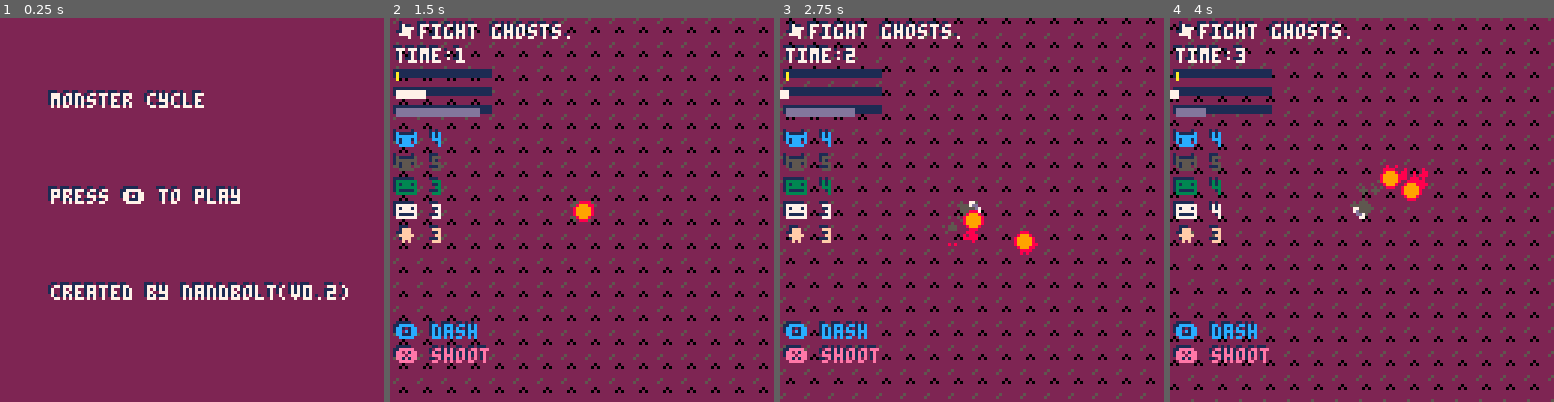
Above: before the commit, frames 1-4 (left to right).
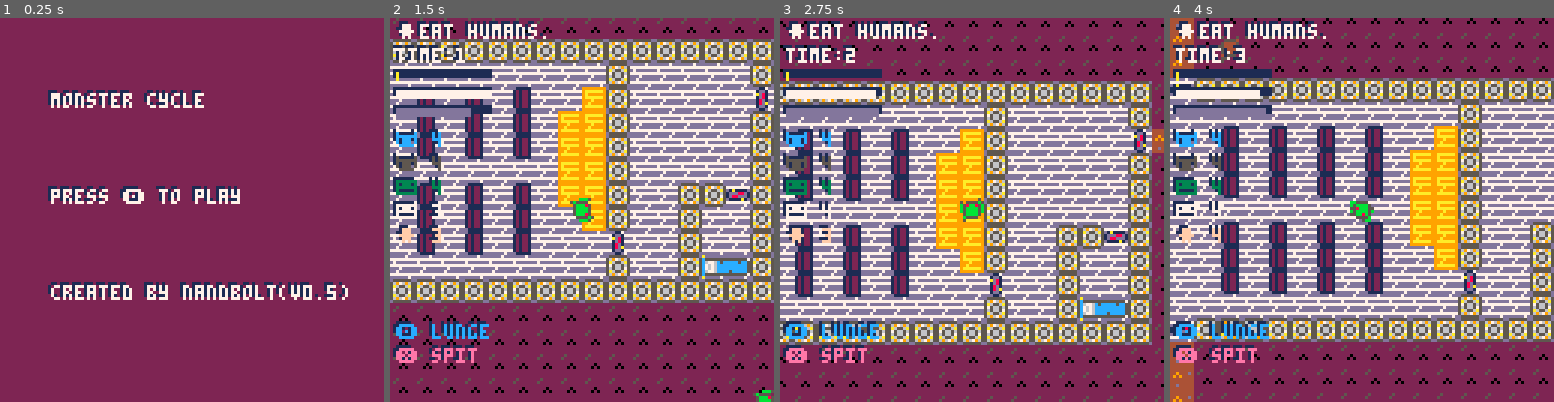
Above: after the commit, the same moments.

Repository: nandbolt/Monster-Cycle
Game: PICO-8 cartridge monster-cycle.p8
The game is run twice, just before and just after one commit, with the same random seed, the same clock (stepped at 60 frames per second) and the same inputs.
Inputs:
- Up to frame 1 (0.25 s): no input
- Up to frame 2 (1.5 s): tap X (X key) at 0.33, 1.07 s; tap O (Z key) at 0.7 s
- Up to frame 3 (2.75 s): hold Right 1.6-2.1 s; tap O (Z key) at 1.7, 2.1, 2.5 s; tap X (X key) at 1.85 s; hold Up 2.15-2.42 s; hold Right from 2.47 s (still down)
- Up to frame 4 (4 s): tap O (Z key) at 2.9, 3.3, 3.7 s; tap X (X key) at 2.97 s; release Right at 3.03 s; hold Left 3.08-3.58 s; hold Down 3.63-3.97 s

The runs differ from the first frame. In frame 1, less than 0.1% of the frame differs, in the area x 84-88%, y 69-73%; in frame 2, 65%; in frame 3, 67%; in frame 4, 70%, in the area x 0-100%, y 0-100%.

Commit message:
more map

Diff:
--- a/monster-cycle.p8
+++ b/monster-cycle.p8
@@ -28,9 +28,12 @@
 cam.accel=1 --camera acceleration
 
 --collisions
-walls={64}
-tombs={80,96}
-beds={97}
+walls={}
+for i=1,128-112 do
+	walls[i]=i+111
+end
+tombs={10,11,12,47,63}
+beds={26,27,28,29,42,44,58,60}
 
 --main init
 function _init()
@@ -84,10 +87,10 @@
 		spnr.y=hmh+irnd(0,128)-64
 		if rnd(1)<0.5 then
 			--make_ghost(spnr.x,spnr.y,true)
-			make_wraith(spnr.x,spnr.y,true)
+			make_zombie(spnr.x,spnr.y,true)
 		else
 			--make_wraith(spnr.x,spnr.y,true)
-			make_wraith(spnr.x,spnr.y,true)
+			make_zombie(spnr.x,spnr.y,true)
 		end
 	end
 end
@@ -168,9 +171,9 @@
 		--credits
 		yy+=32
 		cursor(xx,yy)
-		print("created by nandbolt(v0.2)",1)
+		print("created by nandbolt(v0.5)",1)
 		cursor(xx+1,yy+1)
-		print("created by nandbolt(v0.2)",7)
+		print("created by nandbolt(v0.5)",7)
 
 		--test
 		yy+=16
@@ -434,7 +437,7 @@
 	--states
 	ghost.ethereal=true
 	ghost.tier=1
-	ghost.ascenders={80,96}
+	ghost.ascenders=tombs
 	ghost.targs={ghosts,wraiths}
 
 	--trail
@@ -566,7 +569,7 @@
 
 	--state
 	zombie.tier=2
-	zombie.ascenders={80,96}
+	zombie.ascenders=beds
 	zombie.targs={humans}
 
 	--trail
@@ -579,9 +582,7 @@
 	zombie.sprs=zombie.rsprs
 
 	--dash
-	init_dash(zombie,2,11,
-		{zombie.rsprs,zombie.dsprs,
-		zombie.dgsprs})
+	init_run(zombie,3)
 
 	--player or npc
 	if is_player then
@@ -603,7 +604,7 @@
 function update_zombie(zombie)
 	--get input
 	zombie.update_input(zombie)
-	update_dash(zombie)
+	update_run(zombie)
 
 	--move and collide
 	move_and_collide(zombie)
@@ -895,13 +896,21 @@
 end
 
 --init dash
-function init_dash(a,dspd,dc,sprs)
+function init_dash(a,dspd,dc)
 	--states
 	a.dashing=false
 	a.dashspd=dspd
 	a.dashctrail=dc --dash trail color
 	a.burststr=1.5 --burst strength
 	a.burstcost=10 --burst cost
+end
+
+--init run
+function init_run(a,rspd)
+	--states
+	a.running=false
+	a.runspd=rspd
+	a.contactdmg=true
 end
 
 --update dash
@@ -944,6 +953,44 @@
 		end
 	else
 		a.maxspd=a.normspd
+	end
+end
+
+--update run
+function update_run(a)
+	if a.oaction and a.meter>0 then
+		if not a.running then
+			--if player
+			if a==player then
+				sfx(0)
+			end
+		end
+		a.running=true
+		a.cooldwn=a.maxcooldwn
+		a.meter-=1
+	else
+		a.running=false
+		if a.cooldwn<=0 then
+			a.meter=a.maxmeter
+			a.cooldwn=a.maxcooldwn
+		elseif a.meter<a.maxmeter then
+			a.cooldwn-=1
+		end
+	end
+
+	--update max speed
+	if a.running then
+		a.maxspd=a.runspd
+	else
+		a.maxspd=a.normspd
+	end
+
+	--contact damage
+	if a.contactdmg then
+		local oa=touching(a,a.targs)
+		if oa!=nil then
+			actor_kill(a,oa)
+		end
 	end
 end
 
@@ -972,15 +1019,13 @@
 
 --check ascension
 function check_ascend(a)
+	--if enough xp
 	if a.xp==a.maxxp then
-		for y=a.y,a.y+ts,ts do
-			for x=a.x,a.x+ts,ts do
-				local tile=mget(x/ts,y/ts)
-				if in_table(a.ascenders,tile) then
-					ascend(a)
-					return
-				end
-			end
+		--if on ascend tile
+		local tile=mget(a.x/ts,a.y/ts)
+		if in_table(a.ascenders,tile) then
+			ascend(a)
+			return
 		end
 	end
 end
@@ -1145,7 +1190,7 @@
 	--states
 	wraith.ethereal=true
 	wraith.tier=1
-	wraith.ascenders={80,96}
+	wraith.ascenders=tombs
 	wraith.targs={ghosts,wraiths}
 
 	--trail
@@ -1304,7 +1349,7 @@
 
 	--state
 	skeleton.tier=2
-	skeleton.ascenders={80,96}
+	skeleton.ascenders=beds
 	skeleton.targs={humans}
 
 	--trail
@@ -1316,17 +1361,15 @@
 	skeleton.dgsprs={38,54}
 	skeleton.sprs=skeleton.rsprs
 
-	--dash
-	init_dash(skeleton,2,7,
-		{skeleton.rsprs,skeleton.dsprs,
-		skeleton.dgsprs})
+	--run
+	init_run(skeleton,3)
 
 	--player or npc
 	if is_player then
 		skeleton.update_input=update_player_input
 		skeleton.goal="웃fight humans."
-		zombie.oprompt="🅾️ run"
-		zombie.xprompt="❎ throw"
+		skeleton.oprompt="🅾️ run"
+		skeleton.xprompt="❎ throw"
 		player=skeleton
 	else
 		init_actor_npc(skeleton,skeleton_npc_input)
@@ -1341,7 +1384,7 @@
 function update_skeleton(skeleton)
 	--get input
 	skeleton.update_input(skeleton)
-	update_dash(skeleton)
+	update_run(skeleton)
 
 	--move and collide
 	move_and_collide(skeleton)
@@ -1410,10 +1453,9 @@
 	end
 	human.sprs=human.rsprs
 
-	--dash
-	init_dash(human,3,4,
-		{human.rsprs,human.dsprs,
-		human.dgsprs})
+	--run
+	init_run(human,3)
+	human.contactdmg=false
 
 	--player or npc
 	if is_player then
@@ -1435,7 +1477,7 @@
 function update_human(human)
 	--get input
 	human.update_input(human)
-	update_dash(human)
+	update_run(human)
 
 	--move and collide
 	move_and_collide(human)
@@ -1551,8 +1593,12 @@
 
 --draw projectile
 function draw_proj(p)
-	p.draw(p)
-
+	if ((player.tier>1 and
+		p.owner.tier>1) or
+		(player.tier==1 and
+		p.owner.tier==1)) then
+		p.draw(p)
+	end
 	--draw hitbox
 	--draw_hitbox(p)
 end
@@ -1822,41 +1868,41 @@
 
 
 __map__
-4949494949494949494949494949494949494949494949494949494949494949494949494949494949494949494949494949494949494949494949494949494949494949494949494949494949494949494949494949494949494949494949494949494949494949494949494949494949494949494949494949494949494949
-4949494949494949494949494949494949494949494949494949494949494949494949494949494949494949494949494949494949494949494949494949494949494949494949494949494949494949494949494949494949494949494949494949494949494949494949494949494949494949494949494949494949494949
-4949494949494949494949494949494949494949494949494949494949494949494949494949494949494949494949494949494949494949494949494949494949494949494949494949494949494949494949494949494949494949494949494949494949494949494949494949494949494949494949494949494949494949
-4949494949494949494949494949494949494949494949494949494949494949494949494949494949494949494949494949494949494949494949494949494949494949494949494949494949494949494949494949494949494949494949494949494949494949494949494949494949494949494949494949494949494949
-4949494949494949494949494949494949494949494949494949494949494949494949494949494949494949494949494949494949494949494949494949494949494949494949494949494949494949494949494949494949494949494949494949494949494949494949494949494949494949494949494949494949494949
-4949494949494949494949494949494949494949494949494949494949494949494949494949494949494949494949494949494949494949494949494949494949494949494949494949494949494949494949494949494949494949494949494949494949494949494949494949494949494949494949494949494949494949
-4949494949494949494949494949494949494949494949494949494949494949494949494949494949494949494949494949494949494949494949494949494949494949494949494949494949494949494949494949494949494949494949494949494949494949494949494949494949494949494949494949494949494949
-4949494949494949494949494949494949494949494949494949494949494949494949494949494949494949494949494949494949494949494949494949494949494949494949494949494949494949494949494949494949494949494949494949494949494949494949494949494949494949494949494949494949494949
-4949494949494949494949494949494949494949494949494949494949494949494949494949494949494949494949494949494949494949494949494949494949494949494949494949494949494949494949494949494949494949494949494949494949494949494949494949494949494949494949494949494949494949
-4949494949494949494949494949494949494949494949494949494949494949494949494949494949494949494949494949494949494949494949494949494949494949494949494949494949494949494949494949494949494949494949494949494949494949494949494949494949494949494949494949494949494949
-4949494949494949494949494949494949494949494949494949494949494949494949494949494949494949494949494949494949494949494949494949494949494949494949494949494949494949494949494949494949494949494949494949494949494949494949494949494949494949494949494949494949494949
-4949494949494949494949494949494949494949494949494949494949494949494949494949494949494949494949494949494949494949494949494949494949494949494949494949494949494949494949494949494949494949494949494949494949494949494949494949494949494949494949494949494949494949
-4949494949494949494949494949494949494949494949494949494949494949494949494949494949494949494949494949494949494949494949494949494949494949494949494949494949494949494949494949494949494949494949494949494949494949494949494949494949494949494949494949494949494949
-4949494949494949494949494949494949494949494949494949494949494949494949494949494949494949494949494949494949494949494949494949494949494949494949494949494949494949494949494949494949494949494949494949494949494949494949494949494949494949494949494949494949494949
-4949494949494949494949494949494949494949494949494949494949494949494949494949494949494949494949494949494949494949494949494949494949494949494949494949494949494949494949494949494949494949494949494949494949494949494949494949494949494949494949494949494949494949
-4949494949494949494949494949494949494949494949494949494949494949494949494949494949494949494949494949494949494949494949494949494949494949494949494949494949494949494949494949494949494949494949494949494949494949494949494949494949494949494949494949494949494949
-4949494949494949494949494949494949494949494949494949494949494949494949494949494949494949494949494949494949494949494949494949494949494949494949494949494949494949494949494949494949494949494949494949494949494949494949494949494949494949494949494949494949494949
-4949494949494949494949494949494949494949494949494949494949494949494949494949494949494949494949494949494949494949494949494949494949494949494949494949494949494949494949494949494949494949494949494949494949494949494949494949494949494949494949494949494949494949
-4949494949494949494949494949494949494949494949494949494949494949494949494949494949494949494949494949494949494949494949494949494949494949494949494949494949494949494949494949494949494949494949494949494949494949494949494949494949494949494949494949494949494949
-4949494949494949494949494949494949494949494949494949494949494949494949494949494949494949494949494949494949494949494949494949494949494949494949494949494949494949494949494949494949494949494949494949494949494949494949494949494949494949494949494949494949494949
-4949494949494949494949494949494949494949494949494949494949494949494949494949494949494949494949494949494949494949494949494949494949494949494949494949494949494949494949494949494949494949494949494949494949494949494949494949494949494949494949494949494949494949
-4949494949494949494949494949494949494949494949494949494949494949494949494949494949494949494949494949494949494949494949494949494949494949494949494949494949494949494949494949494949494949494949494949494949494949494949494949494949494949494949494949494949494949
-4949494949494949494949494949494949494949494949494949494949494949494949494949494949494949494949494949494949494949494949494949494949494949494949494949494949494949494949494949494949494949494949494949494949494949494949494949494949494949494949494949494949494949
-4949494949494949494949494949494949494949494949494949494949494949494949494949494949494949494949494949494949494949494949494949494949494949494949494949494949494949494949494949494949494949494949494949494949494949494949494949494949494949494949494949494949494949
-4949494949494949494949494949494949494949494949494949494949494949494949494949494949494949494949494949494949494949494949494949494949494949494949494949494949494949494949494949494949494949494949494949494949494949494949494949494949494949494949494949494949494949
-4949494949494949494949494949494949494949494949494949494949494949494949494949494949494949494949494949494949494949494949494949494949494949494949494949494949494949494949494949494949494949494949494949494949494949494949494949494949494949494949494949494949494949
-4949494949494949494949494949494949494949494949494949494949494949494949494949494949494949494949494949494949494949494949494949494949494949494949494949494949494949494949494949494949494949494949494949494949494949494949494949494949494949494949494949494949494949
-4949494949494949494949494949494949494949494949494949494949494949494949494949494949494949494949494949494949494949494949494949494949494949494949494949494949494949494949494949494949494949494949494949494949494949494949494949494949494949494949494949494949494949
-4949494949494949494949494949494949494949494949494949494949494949494949494949494949494949494949494949494949494949494949494949494949494949494949494949494949494949494949494949494949494949494949494949494949494949494949494949494949494949494949494949494949494949
-4949494949494949494949494949494949494949494949494949494949494949494949494949494949494949494949494949494949494949494949494949494949494949494949494949494949494949494949494949494949494949494949494949494949494949494949494949494949494949494949494949494949494949
-4949494949494949494949494949494949494949494949494949494949494949494949494949494949494949494949494949494949494949494949494949494949494949494949494949494949494949494949494949494949494949494949494949494949494949494949494949494949494949494949494949494949494949
-4949494949494949494949494949494949494949494949494949494949494949494949494949494949494949494949494949494949494949494949494949494949494949494949494949494949494949494949494949494949494949494949494949494949494949494949494949494949494949494949494949494949494949
-…(6 lines of a section not shown)…
+4949494949494949494949494949494949494949494949494949494949494949494949494949494949494949494949494949494949494949494949494949494949494949494949494949494949494949494949494949494949494949497878494949787878787878787878787849494949494949494949494949494949494949
+4949494949494949494949494949494949494949494949494949494949494949494949494949494949494949494949494949494949494949494949494949494949494949494949494949494949494949494949494949494949494949494978784949784949494949494949787849494949494949494949494949494949494949
+4949494949494949494949494949494949494949494949494949494949494949494949494949494949494949494949494949494949494949494949494949494949494949494949494949494949494949494949494949494949494949497849787849784949494949494949497849494949494949494949494949494949494949
+4949494949494949494949497f7f7f7f7f7f7f7f7f7f7f7f7f7f7f7f7f7f7f7f7f7f7f2d7f49494949494949494949494949494949494949494949494949494949494949494949494949494949494949494949494949494949494949787849494949784949784949494949497849494949494949494949494949494949494949
+4949494949494949494949497f1c1d69692c7f1a1b59595959597f2a592a595959597f697f49494949494949494949494949494949494949494949494949494949494949494949494949494949494949494949494949494949494949784949494949784949787849497849497849494949494949494949494949494949494949
+4949494949494949494949497f696969693c7f595959595959597f3a593a595959597f697f494949494949494949494949494949494949494949494949494949494949494949494949494949494949494949494949494949494949494949494949497849497878494978494978494949497d7d7d7d7d7d7d7d7d7d4949494949
+4949494949494949494949497f69696969697f1a1b59595959597f595959595959597f697f494949494949494949494949494949494949494949494949494949494949494949494949494949494949494949494949494949494949494949784949497878497878494978494978494949497d5959597d595959597d492f494949
+4949494949494949494949497f2d7f7f7f7f7f7f7f7f7f7f7f2b7f7f7f7f7f7f7f2b7f697f494949494949494949494949494949494949494949494949494949494949494949494949494949494949494949494949494949494949494978784949494949497849784978784978494949497d5959593b595959597d4949494949
+4949494949494949494949497f697a695f5f3d69696969696969696969696969696969697f494949494949494949494949494949494949494949494949494949494949494949494949494949494949494949494949494949494949497878787849784978784949784978784978494949497d5959597d595959597d492f494949
+4949494949494949494949497f69697a5f5f7f7f7f7f7f7f7f2b7f7f7f7f7f7f7f2b7f697f494949494949494949494949494949494949494949494949494949494949494949494949494949494949494949494949494949494949497878494949787849787849494949494978494949497d5959597d595959597d4141414142
+4949494949494949494949497f79697a5f5f7f2a592a595959597f1a1b59595959597f697f494949494949494949494949494949494949494949494949494949494949494949494949494949494949494949494949494949494949494949497849497849497849497878784978494949497d1a1b597d595959593b5151515152
+4949494949494949494949497f79697a5f5f7f3a593a595959597f595959595959597f697f494949494949494949494949494949494949494949494949494949494949494949494949494949494949494949494949494949494949494949497849497849784949497849787878494949497d7d7d7d7d7d7d7d7d7d6161605152
+4949494949494949494949497f69697a5f5f7f595959595959597f1a1b59595959597f697f49494949494949494949494949494949494949494949494949494949494949494949494949494949494949494949494949494949494949494949497849784949787849494949787849494949494949494949494949494949505152
+4949494949494949494949497f697a695f5f7f7f7f7f7f7f7f7f7f7f7f7f7f7f7f7f7f2d7f49494949494949494949494949494949494949494949494949494949494949494949494949494949494949494949494949494949494949494949497849784949787849497878787849494949494949494949494949494949505152
+4949494949494949494949497f6969695f5f696969697f494949494949494949494949494949494949494949494949494949494949494949494949494949494949494949494949494949494949494949494949494949494949494949494949494949784949787849497878784978494949494949494949494949494949505152
+4949494949494949494949497f6969695f5f696969697f494949494949494949494949494949494949494949494949494949494949494949494949494949494949494949494949494949494949494949494949494949494949494949494949494978784949497849497878494949494949494949494949494949494949505152
+4949494949494949494949497f7969695f5f6979695e7f494949494949494949494949494949494949494949494949494949494949494949494949494949494949494949494949494949494949494949494949494949494949494949494949494978784949497849497878497849494949494949494949494949494949505152
+4949494949494949494949497f7969695f5f6979695e7f494949494949494949494949494949494949494949494949494949494949494949494949494949494949494949494949494949494949494949494949494949494949494949494949494949784949497849494949497849494949494949494949494949494949505152
+4949494949494949494949497f7969695f5f6979695e7f494949494949494949494949494949494949494949494949494949494949494949494949494949494949494949494949494949494949494949494949494949494949494949494949494949787849497878787878787849784949494949494949494949494949505152
+4949494949494949494949497f6969695f5f696969697f494949494949494949494949494949494949494949494949494949494949494949494949494949494949494949494949494949494949494949494949494949494949494949494949494949497849497878787878787878784949494949494949494949494949505152
+494949494949494949494949497f7f7f2d2d7f7f7f7f49494949494949494949494949494949494949494949494949494949494949494949494949494949494949494949494949494949494949494949494949494949494949494949494949494949494949494978784949494949494949494949494949494949494949505152
+494949494949494949494949494949495151494949494949494949494949494949515151515151515151515151515151515151515151515151515149494949494949494949494949494949494949494949494949494949494949494949494949497c7c7c7c7c7c7c7c7c7c7c7c7c7c7c7c7c7c7c7c7c7c7c7c7c7c7c7c505152
+494949494949494949494949494949495151494949494949494949494949494949514344444444444551494949494949494949494949494949495149494949494949494949494949494949494949494949494949494949494949494949494949497b494949497b0b512f7b3f512f7b0a490b490a4949490a490c490b7b505152
+494949494949494949494949494949495151494949494949494949494949494949515354545454545551494949494949494949494949494949495149494949494949494949494949494949494949494949494949494949494949494949494949497b494949497b4951497b4951497b515151515151515151515151517b505152
+4949494949494949494949494949494951514949494949494949494949495151515153545d5d5d5455515151514949494949494949494949494951494949494949494949494949494949494949494949494949494949494949494949494949494949494949497b2f513f7b2f510b7b0a490a490c495a490b490a490a7b505152
+4949494949494949494949494949494951514949494949494949494949495143444443545d5d5d5445444445514949494949494949494949494951494949494949494949494949494949494949494949494949494949494951515151515151515151515151497b4951497b4951497b7c7c7c7c7c495a497c7c7c7c7c7b505152
+49494949494949494949494949494949515149494949494949494949494951535454547a5d5d5d7a545454555149494949494949494949497a7a2d7a7a7a7a7a7a7a7a7a7a7a7a7a7a7a7a7a7a49494949494949494949495149494949494949494949495151514951497b2f513f7b0b490a490a495a490a490c490a7b505152
+4949494949494949494949494949494951514949494949494949495151515153545d5d5d5d5d5d5d5d5d545551515151494949494949497a7a696969696969696969696969697a69696969697a49494949494949494949495149494949494949497b49494949515151497b4951497b5151515151515a5151515151517b505152
+4949494949494949494949494949494951514949494949494949495143444443545d5d5d5e5e5e5d5d5d5445444445514949494949497a7a696969697969796979697969695e7a69696969693d51515151515151515151515149494949494949497b49494949495151497b0b512f7b0a490c490a495a490b490a490a7b505152
+49494949494949494949494949494949515149494949494949494951535454547a5d5d5e5e575e5e5d5d7a545454555149494949497a7a696969696979697969796979695e5e7a69696969697a49494949494949494949495149494949494949497b7c7c7c7c7c4951497b4951497b7c7c7c7c7c495a497c7c7c7c7c7e7f2b7e
+4949494949494949494949494949494951514949494949494949495153545d5d5d5d5e5e5757575e5e5d5d5d5d54555149494949497a69696969696979697969796979695e5e7a69696969697a49494949494949494949495149494949494949497b0b490a490a49514949495149494949494949495a4949494949497e59597e
+5151515151515151515151515151515151515151515151515151515153545d5d5d5d5e57570b57575e5d5d5d5d54555149494949497a69696969696969696969696969695e5e7a69696969697a49494949494949494949495149494949494949497b51515151515151515151515151515151515151515151515151513b59597e
+…(6 lines of a section not shown)…
Not shown, changed: 68 lines of the sprite sheet (__gfx__) section of monster-cycle.p8
